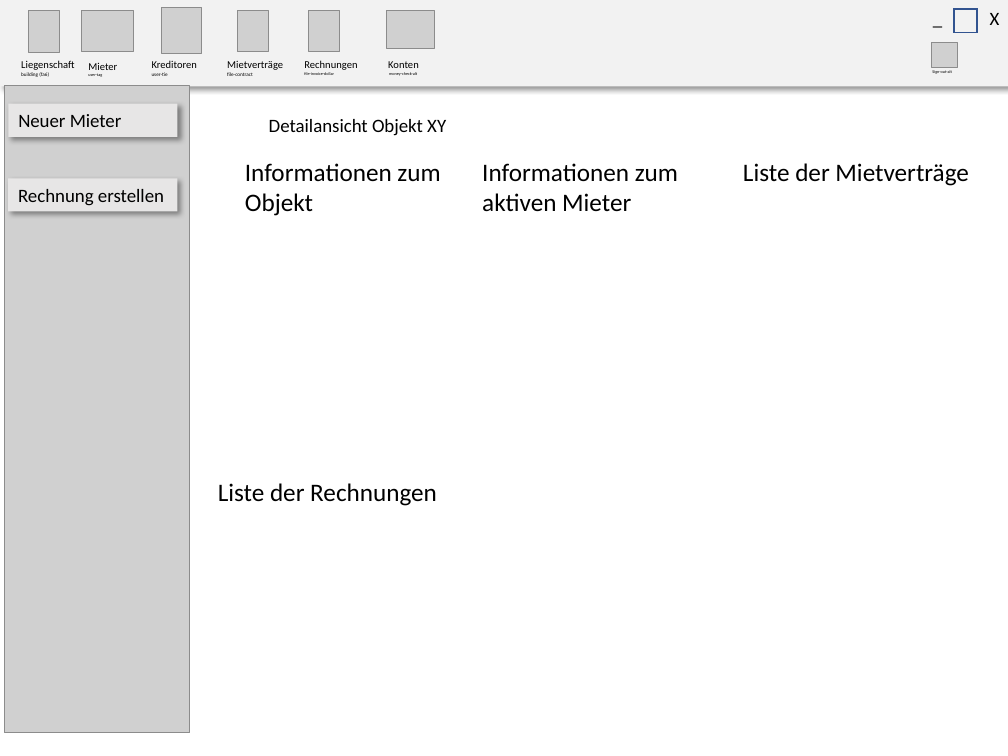
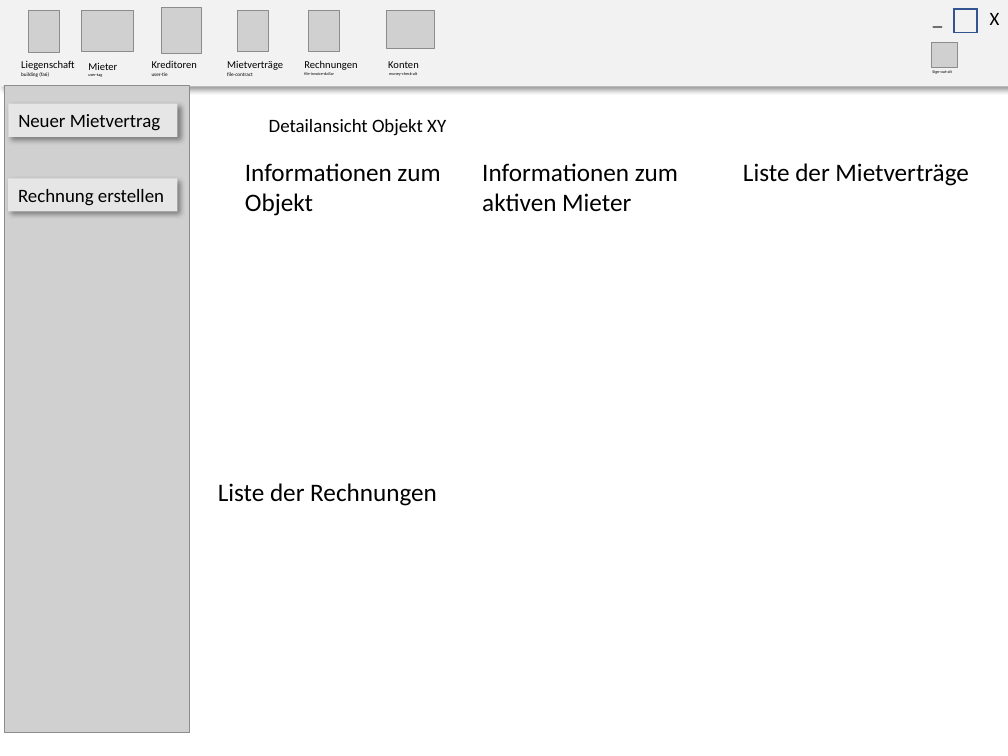
Before and after one commit to sirtheta/ImmoGlobal_Semesterarbeit, a slide deck: slide 4 of docs/GUI-Design.pptx. Drawn at 1008x756 pixels with LibreOffice and Linux fonts; fonts in the diff are those of the drawing; grey boxes stand for pictures. Boxes give left, top, right and bottom in pixels: in the first picture for what was removed or moved away, otherwise in the second. Text is boxed around its words. In the diff, an @@ line names an element or a change of style, - is before the commit and + after.

```diff
--- a/docs/GUI-Design.pptx
+++ b/docs/GUI-Design.pptx
@@ text in rectangle at bbox=[18, 114, 161, 131]: text changed @@
-Neuer Mieter
+Neuer Mietvertrag
```
Also in this commit, not shown: 1 other slide changed, 12 other files.
